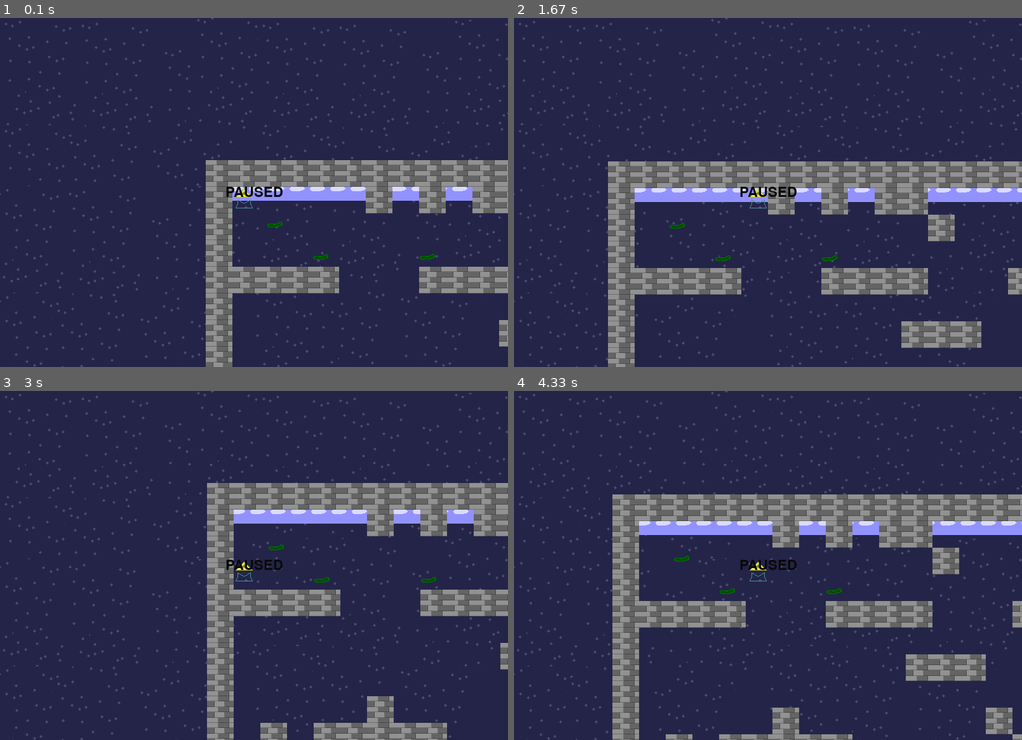
Above: before the commit, frames 1-4 (two rows, left to right).
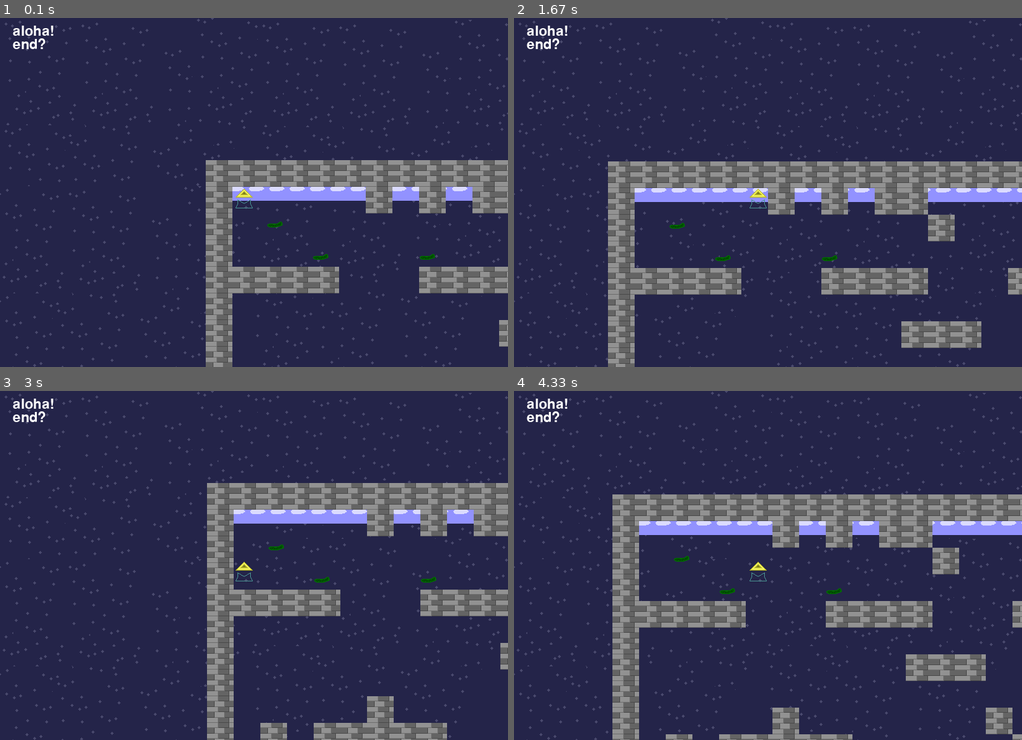
Above: after the commit, the same moments.

Repository: anokata/pythonPetProjects
Game: pygame game, started from platformer/sur.py
Two runs of this game, one before a commit and one after it. Both use one fixed random seed, a clock stepped at 60 frames per second and the inputs below.
Inputs:
- Up to frame 1 (0.1 s): no input
- Up to frame 2 (1.67 s): hold Right 0.33-0.8 s; hold Up 0.83-1.13 s; hold Right 1.17-1.63 s
- Up to frame 3 (3 s): hold Left 1.67-2.2 s; hold Down 2.23-2.53 s; hold Left 2.57-2.97 s
- Up to frame 4 (4.33 s): hold Up 3-3.37 s; hold Right 3.4-4.03 s; hold Down from 4.07 s (still down)

The runs differ from the first frame. In frame 1, 0.4% of the frame differs, in the area x 2-56%, y 2-52%; in frame 2, 0.4%; in frame 3, 0.4%; in frame 4, 0.4%.

Commit message:
Добавил класс шрифта, использую его. Делаю меню список.

Diff:
--- a/platformer/sur.py
+++ b/platformer/sur.py
@@ -187,6 +187,7 @@
 entities = None
 layerBg = None
 layerFg = None
+textLayer = None
 
 def mechanic(dt):
     handleEvent('mechanic', dt)
@@ -217,21 +218,63 @@
     if k == pygame.K_DOWN:
         player.movingud = 0
 
+class Font():
+    def __init__(self, size, color):
+        self.h = h = size
+        self.color = (255, 255, 255)
+        self.font = pygame.font.Font(None, h)
+
+    def render(self, t):
+        return self.font.render(t, 1, self.color)
+
+    def get_rect(self):
+        return self.font.get_rect()
+
+class MenuList():
+    items = []
+
+    def __init__(self, layer, font, id, x=20, y=10):
+        self.layer = layer
+        self.items = list()
+        self.id = id
+        self.rect = pygame.Rect(0,0,0,0)
+        self.font = font
+        self.x = x
+        self.y = y
+
+    def getText(self, text):
+        return self.font.render(text)
+
+    def rend(self):
+        self.layer[self.id] = list()
+        y = self.y
+        for x in self.items:
+            t = self.getText(x)
+            self.rect = t.get_rect()
+            self.rect.top = y
+            self.rect.left = self.x
+            y += self.font.h // 1.5
+            self.layer[self.id].append((t, self.rect))
+
+    def addItem(self, text):
+        self.items.append(text)
+        self.rend()
+
 def drawMain():
     screen.blit(bgSurface.image, (0, 0))
-    global cam, player, Layers
+    global cam, player, Layers, textLayer
     cam.stalkAt(player)
 
     for l in Layers:
         for e in l:
             screen.blit(e.image, cam.calc(e))
 
-    font = pygame.font.Font(None, 32)
-    text1 = font.render("PAUSED", 1, (10, 10, 10))
-    text1pos = text1.get_rect()
-    text1pos.centerx = screen.get_rect().centerx
-    text1pos.centery = screen.get_rect().centery
-    screen.blit(text1, text1pos)
+    for x in textLayer.values():
+        for (e, r) in x:
+            screen.blit(e, r)
+
+    #text1pos.centerx = screen.get_rect().centerx
+    #text1pos.centery = screen.get_rect().centery
 
     pygame.display.flip()
 
@@ -242,7 +285,7 @@
 
 def mainInit():
     global screen
-    global collided, cam, player, enemies, Layers
+    global collided, cam, player, enemies, Layers, textLayer
     global bgSurface
     screen = pygame.display.set_mode(Display)
     pygame.display.set_caption("/TXS/")
@@ -266,6 +309,11 @@
     layerBg = Layers[0]
     layerFg = Layers[2]
     entities = Layers[1]
+    textLayer = {'menu1': list()}
+
+    menu = MenuList(textLayer, Font(32, (255, 255, 0)), 'menu1')
+    menu.addItem('aloha!')
+    menu.addItem('end?')
 
     for x in range(30):
         mp += [(x,15)]
